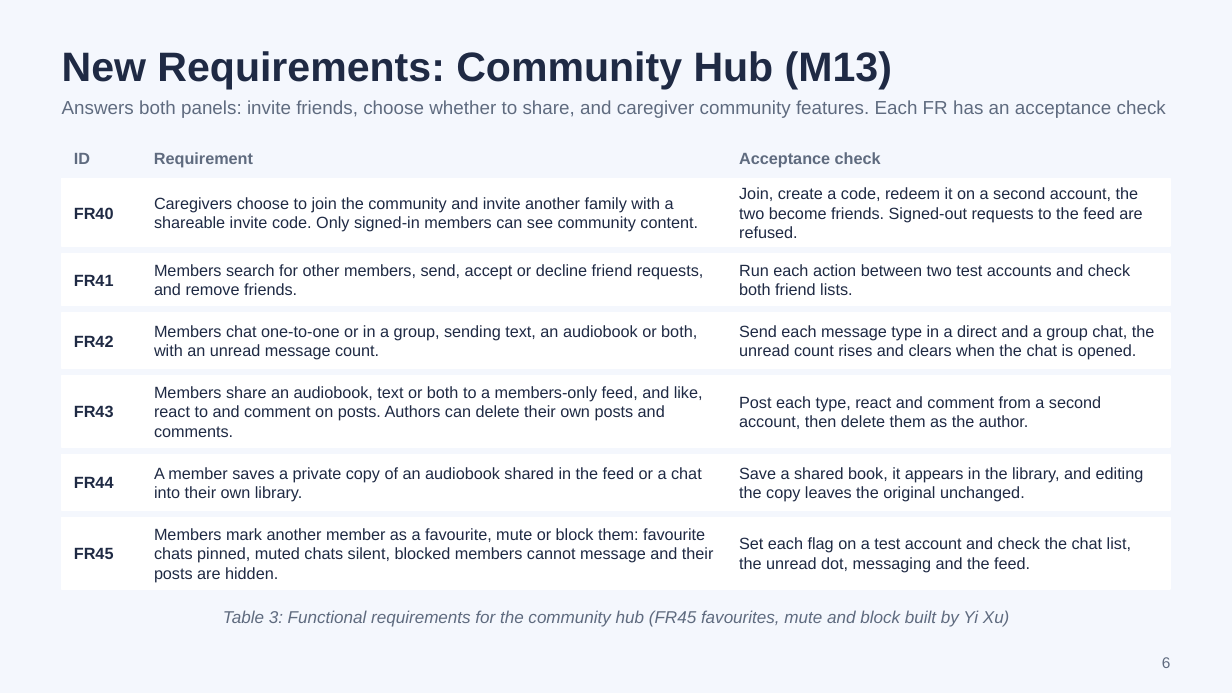
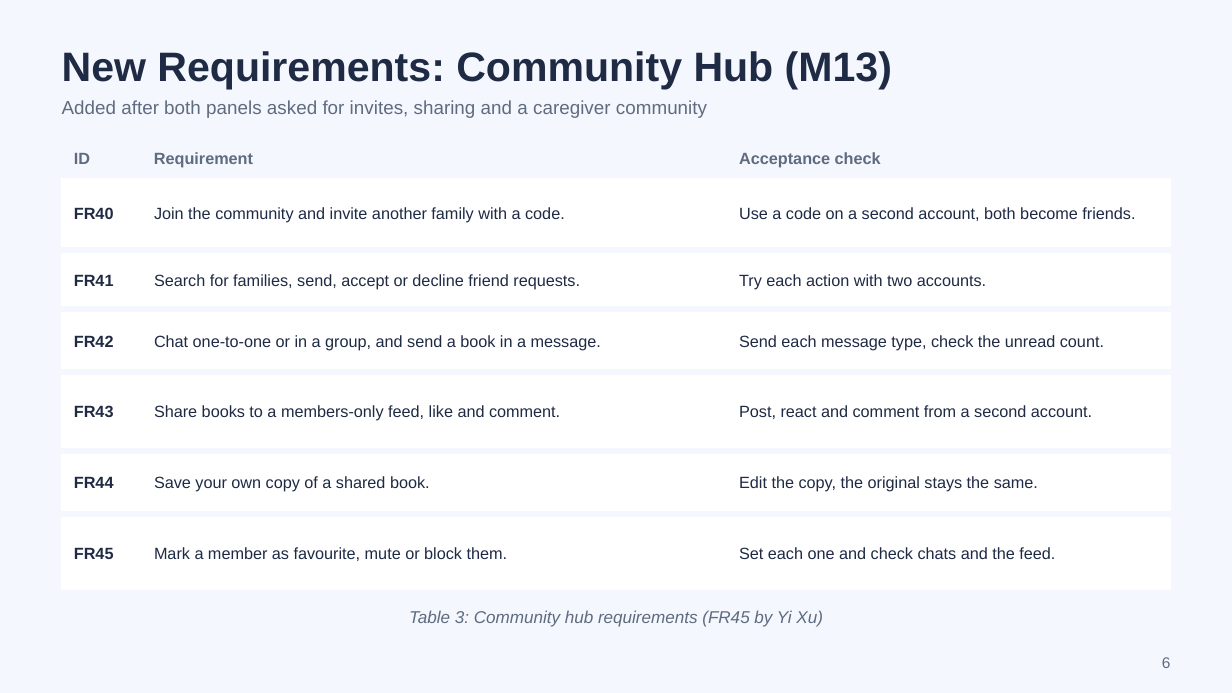
Before and after one commit to scz912/autism_audiobook, a slide deck: slide 6 of deliverables/Visual_Playlist_AP2_Progress.pptx. Drawn at 1232x693 pixels with LibreOffice and Linux fonts; fonts in the diff are those of the drawing. Boxes give left, top, right and bottom in pixels: in the first picture for what was removed or moved away, otherwise in the second. Text is boxed around its words. In the diff, an @@ line names an element or a change of style, - is before the commit and + after.

```diff
--- a/deliverables/Visual_Playlist_AP2_Progress.pptx
+++ b/deliverables/Visual_Playlist_AP2_Progress.pptx
@@ text at [62, 100, 707, 118]: text changed @@
-Answers both panels: invite friends, choose whether to share, and caregiver community features. Each FR has an acceptance check
+Added after both panels asked for invites, sharing and a caregiver community
@@ text at [154, 207, 565, 222]: text changed @@
-Caregivers choose to join the community and invite another family with a shareable invite code. Only signed-in members can see community content.
+Join the community and invite another family with a code.
@@ text at [739, 207, 1135, 221]: text changed @@
-Join, create a code, redeem it on a second account, the two become friends. Signed-out requests to the feed are refused.
+Use a code on a second account, both become friends.
@@ text at [154, 274, 580, 289]: text changed @@
-Members search for other members, send, accept or decline friend requests, and remove friends.
+Search for families, send, accept or decline friend requests.
@@ text at [739, 274, 986, 289]: text changed @@
-Run each action between two test accounts and check both friend lists.
+Try each action with two accounts.
@@ text at [154, 335, 601, 350]: text changed @@
-Members chat one-to-one or in a group, sending text, an audiobook or both, with an unread message count.
+Chat one-to-one or in a group, and send a book in a message.
@@ text at [739, 335, 1104, 350]: text changed @@
-Send each message type in a direct and a group chat, the unread count rises and clears when the chat is opened.
+Send each message type, check the unread count.
@@ text at [154, 405, 560, 421]: text changed @@
-Members share an audiobook, text or both to a members-only feed, and like, react to and comment on posts. Authors can delete their own posts and comments.
+Share books to a members-only feed, like and comment.
@@ text at [739, 405, 1092, 419]: text changed @@
-Post each type, react and comment from a second account, then delete them as the author.
+Post, react and comment from a second account.
@@ text at [154, 476, 430, 492]: text changed @@
-A member saves a private copy of an audiobook shared in the feed or a chat into their own library.
+Save your own copy of a shared book.
@@ text at [739, 476, 1038, 492]: text changed @@
-Save a shared book, it appears in the library, and editing the copy leaves the original unchanged.
+Edit the copy, the original stays the same.
@@ text at [154, 547, 508, 561]: text changed @@
-Members mark another member as a favourite, mute or block them: favourite chats pinned, muted chats silent, blocked members cannot message and their posts are hidden.
+Mark a member as favourite, mute or block them.
@@ text at [739, 547, 1055, 559]: text changed @@
-Set each flag on a test account and check the chat list, the unread dot, messaging and the feed.
+Set each one and check chats and the feed.
@@ text at [409, 610, 823, 627]: text changed @@
-Table 3: Functional requirements for the community hub (FR45 favourites, mute and block built by Yi Xu)
+Table 3: Community hub requirements (FR45 by Yi Xu)
```
Also in this commit, not shown: 16 other slides changed, 1 other file.
